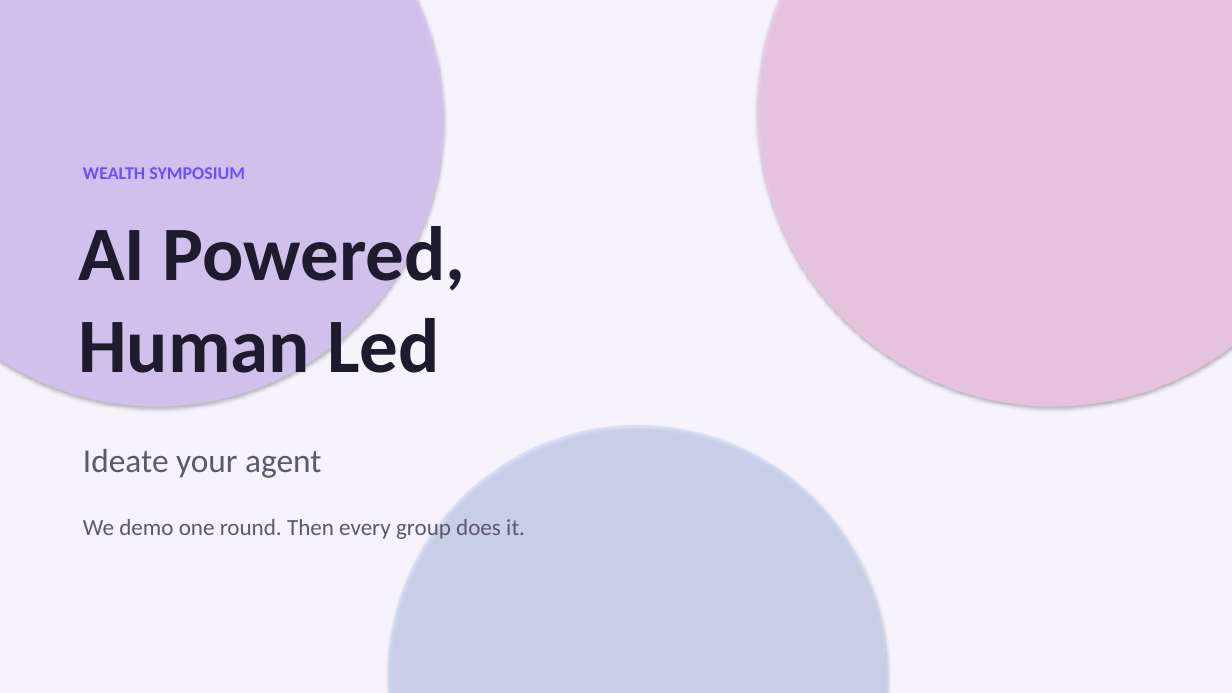
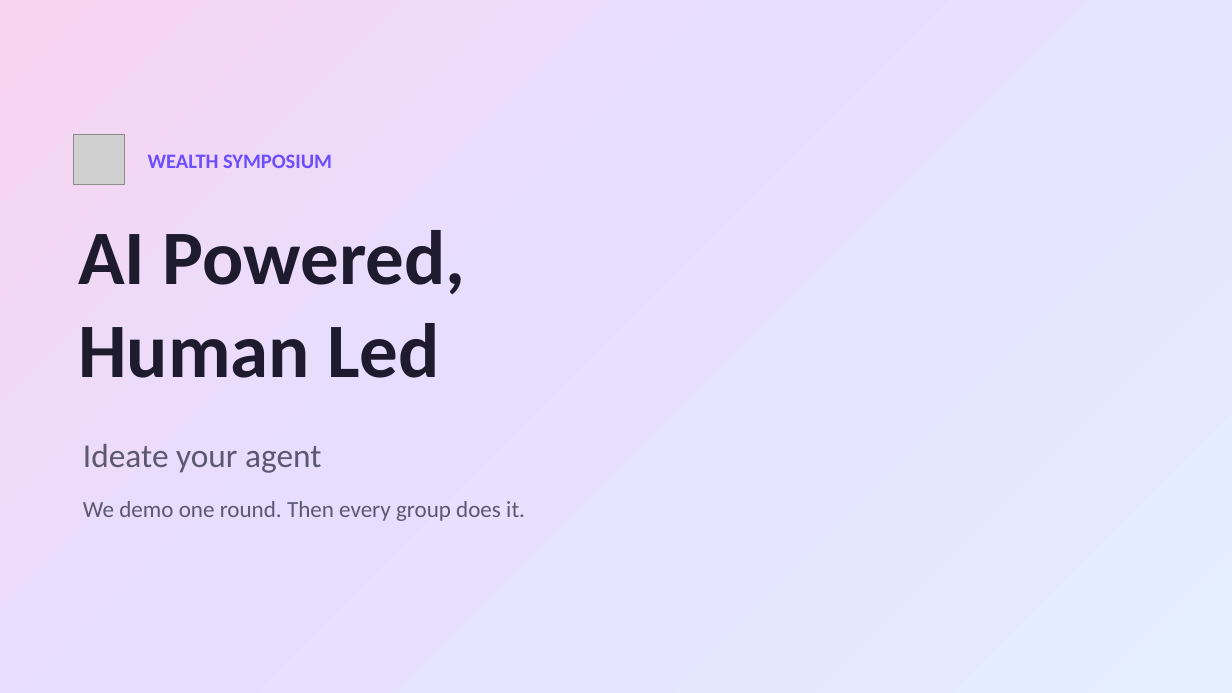
Before and after one commit to sync710n/wealthsymposium26, a slide deck: slide 1 of docs/Wealth-Symposium-Activity.pptx. Drawn at 1232x693 pixels with LibreOffice and Linux fonts; fonts in the diff are those of the drawing; grey boxes stand for pictures. Boxes give left, top, right and bottom in pixels: in the first picture for what was removed or moved away, otherwise in the second. Text is boxed around its words. In the diff, an @@ line names an element or a change of style, - is before the commit and + after.

Commit message:
Give the instruction deck a gradient background and an icon on every point.

```diff
--- a/docs/Wealth-Symposium-Activity.pptx
+++ b/docs/Wealth-Symposium-Activity.pptx
@@ background #F6F3FC to gradient #F8D4F0 to #E7DEFF to #E4EEFF @@
@@ ellipse removed at [0, 0, 444, 407] @@
@@ ellipse removed at [758, 0, 1232, 407] @@
@@ picture added at [74, 134, 125, 185] @@
@@ text "WEALTH SYMPOSIUM": place and size @@
-text "WEALTH SYMPOSIUM" at [83, 167, 245, 179]
+text "WEALTH SYMPOSIUM" at [148, 154, 332, 168]
@@ text "WEALTH SYMPOSIUM" at [148, 154, 332, 168]: size 14 to 16 pt @@
@@ text "AI Powered, Human Led" rewrapped from [78, 216, 466, 390] to [78, 230, 466, 378] @@
@@ text "Ideate your agent": place and size @@
-text "Ideate your agent" at [83, 449, 321, 478]
+text "Ideate your agent" at [83, 444, 321, 473]
@@ ellipse removed at [388, 425, 887, 693] @@
@@ text "We demo one round. Then ..." rewrapped from [83, 516, 525, 542] to [83, 501, 525, 521] @@
```
Also in this commit, not shown: 5 other slides changed.
